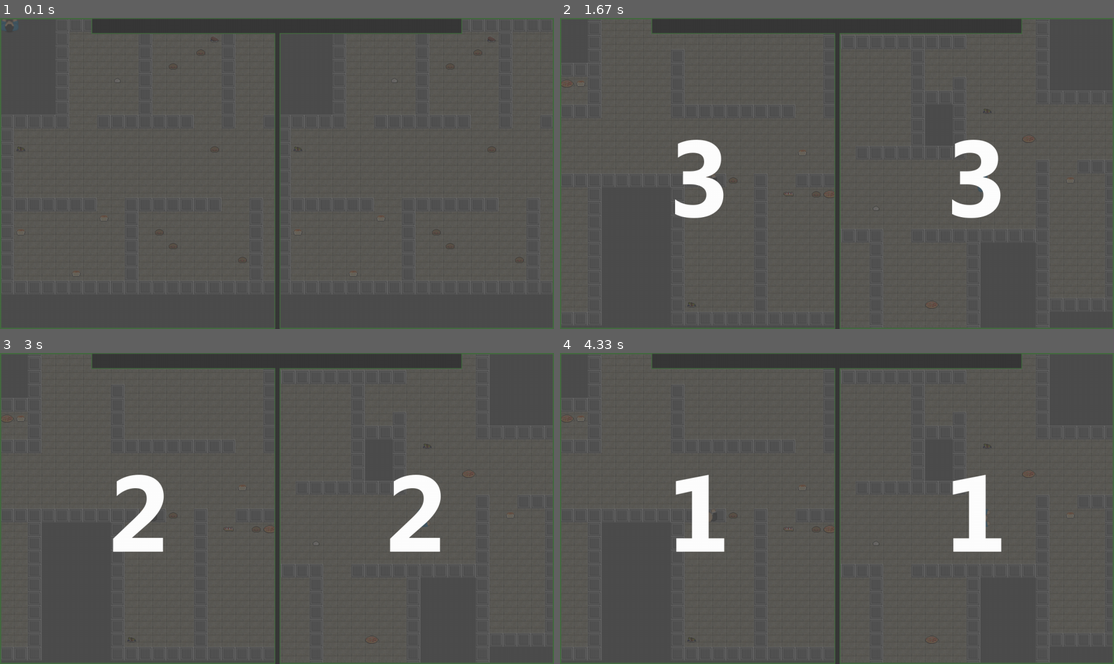
Above: before the commit, frames 1-4 (two rows, left to right).
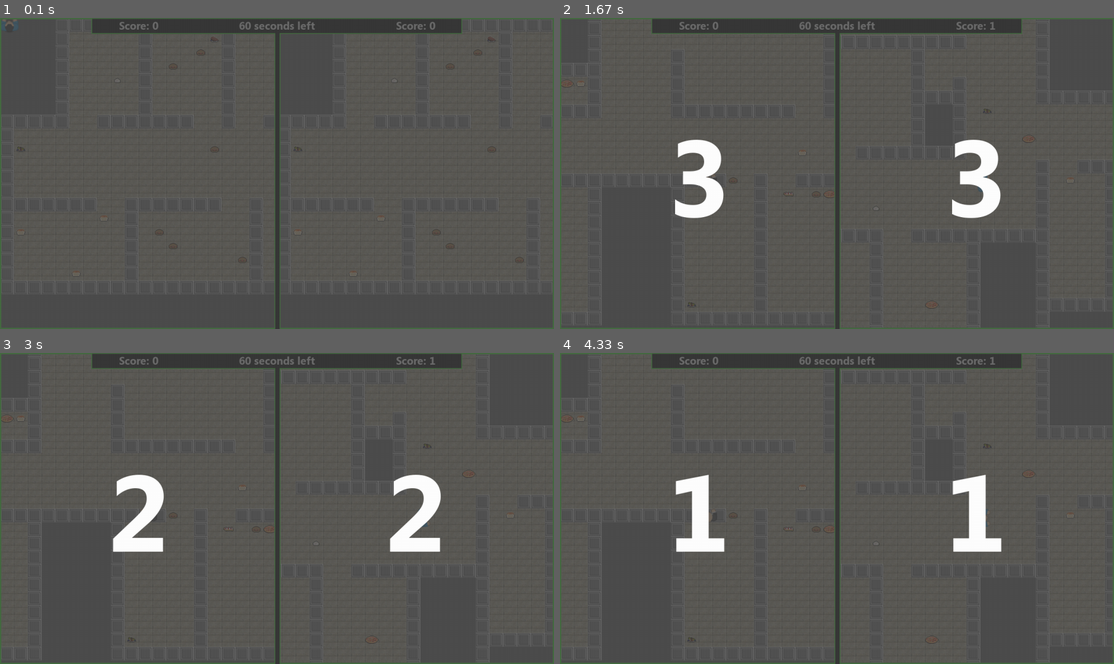
Above: after the commit, the same moments.

Repository: bly852/food-wars
Game: pygame game, started from game.py
Same seed, same stepped clock (60 frames per second), same inputs: the game is played once before the commit and once after it.
Inputs:
- Up to frame 1 (0.1 s): no input
- Up to frame 2 (1.67 s): hold Right from 1.33 s (still down)
- Up to frame 3 (3 s): release Right at 1.8 s
- Up to frame 4 (4.33 s): no input

The runs differ from the first frame. In frame 1, 0.3% of the frame differs, in the area x 21-79%, y 1-4%; in frame 2, 0.3%; in frame 3, 0.3%; in frame 4, 0.3%.

Commit message:
Drawing Optimization

Diff:
--- a/game.py
+++ b/game.py
@@ -48,6 +48,7 @@
         # creates a clock to track FPS
         self.fpsClock = pygame.time.Clock()
         self.dt = self.fpsClock.tick(fps) / 1000
+        self.elapsed_time = 0
 
         # loads game assets
         self.data_loader()
@@ -202,29 +203,28 @@
         pygame.draw.line(self.screen, black, (self.screen_width / 2, 2), (self.screen_width / 2, self.screen_height), 10)
         pygame.draw.rect(self.screen, black, ((self.screen_width / 4) - (self.screen_width / 12), 2, self.screen_width - (self.screen_width / 4) - (self.screen_width / 12), 33))
 
-        if self.splashscreen == False:
-            # updates window caption with current FPS
-            pygame.display.set_caption(
-                "{} | FPS: {:.0f}".format(title, self.fpsClock.get_fps()))
-
-            # draws time left to the screen
-            time_left = round((time_limit - self.elapsed_time), 2)
-            # draws Times up when the timer is finished
-            if time_left <= 0:
-                self.draw_text("Time's Up!", self.default_font_bold, 25, red, self.screen_width / 2, 17, align='center')
-            # draws the timer in red when it is under 10
-            elif time_left < 10:
-                # adds a 0 to the end of the time when less than 3 digits (e.g. 1.3)
-                if len(str(time_left)) == 3:
-                    time_left = str(time_left) + '0'
-                self.draw_text('{} seconds left'.format(time_left), self.default_font_bold, 25, red, self.screen_width / 2, 17, align='center')
-            # draws the timer to the nearest tenth decimal
-            else:
-                self.draw_text('{} seconds left'.format(round(time_left, 1)), self.default_font_bold, 25, white, self.screen_width / 2, 17, align='center')
-
-            # draws player score to the screen
-            self.draw_text('Score: {}'.format(self.player1.score), self.default_font_bold, 25, white, self.screen_width / 4, 17, align='center')
-            self.draw_text('Score: {}'.format(self.player2.score), self.default_font_bold, 25, white, self.screen_width - (self.screen_width / 4), 17, align='center')
+        # updates window caption with current FPS
+        pygame.display.set_caption(
+            "{} | FPS: {:.0f}".format(title, self.fpsClock.get_fps()))
+
+        # draws time left to the screen
+        time_left = round((time_limit - self.elapsed_time), 2)
+        # draws Times up when the timer is finished
+        if time_left <= 0:
+            self.draw_text("Time's Up!", self.default_font_bold, 25, red, self.screen_width / 2, 17, align='center')
+        # draws the timer in red when it is under 10
+        elif time_left < 10:
+            # adds a 0 to the end of the time when less than 3 digits (e.g. 1.3)
+            if len(str(time_left)) == 3:
+                time_left = str(time_left) + '0'
+            self.draw_text('{} seconds left'.format(time_left), self.default_font_bold, 25, red, self.screen_width / 2, 17, align='center')
+        # draws the timer to the nearest tenth decimal
+        else:
+            self.draw_text('{} seconds left'.format(round(time_left, 1)), self.default_font_bold, 25, white, self.screen_width / 2, 17, align='center')
+
+        # draws player score to the screen
+        self.draw_text('Score: {}'.format(self.player1.score), self.default_font_bold, 25, white, self.screen_width / 4, 17, align='center')
+        self.draw_text('Score: {}'.format(self.player2.score), self.default_font_bold, 25, white, self.screen_width - (self.screen_width / 4), 17, align='center')
 
     def events(self):
         """
